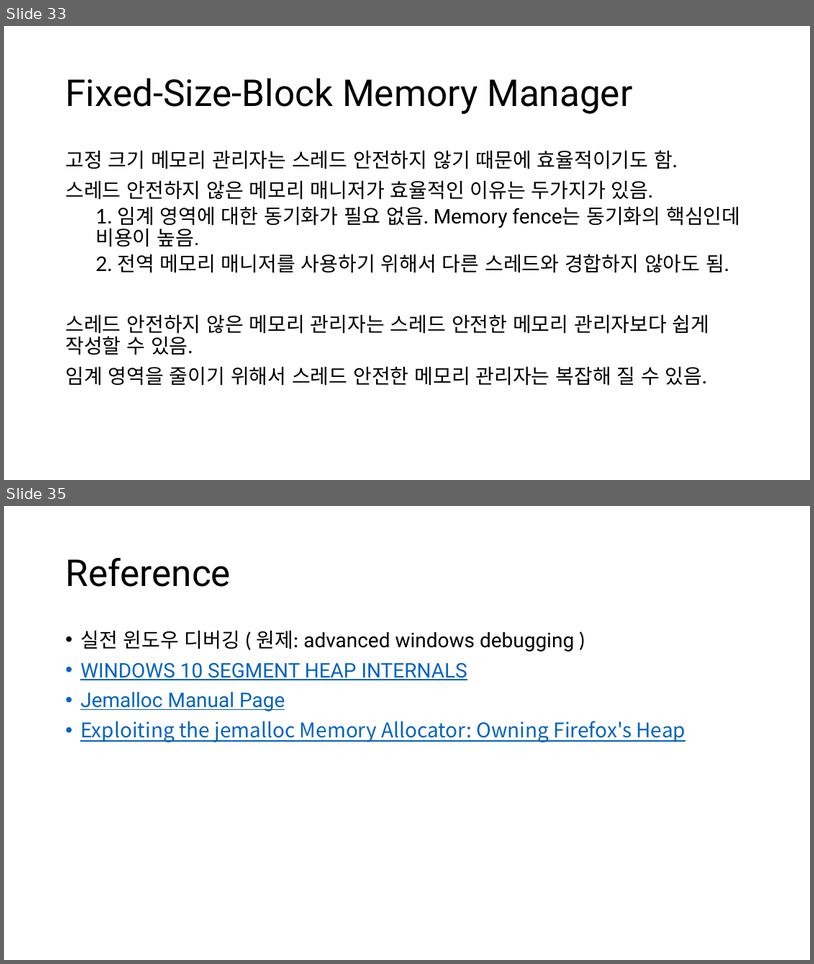
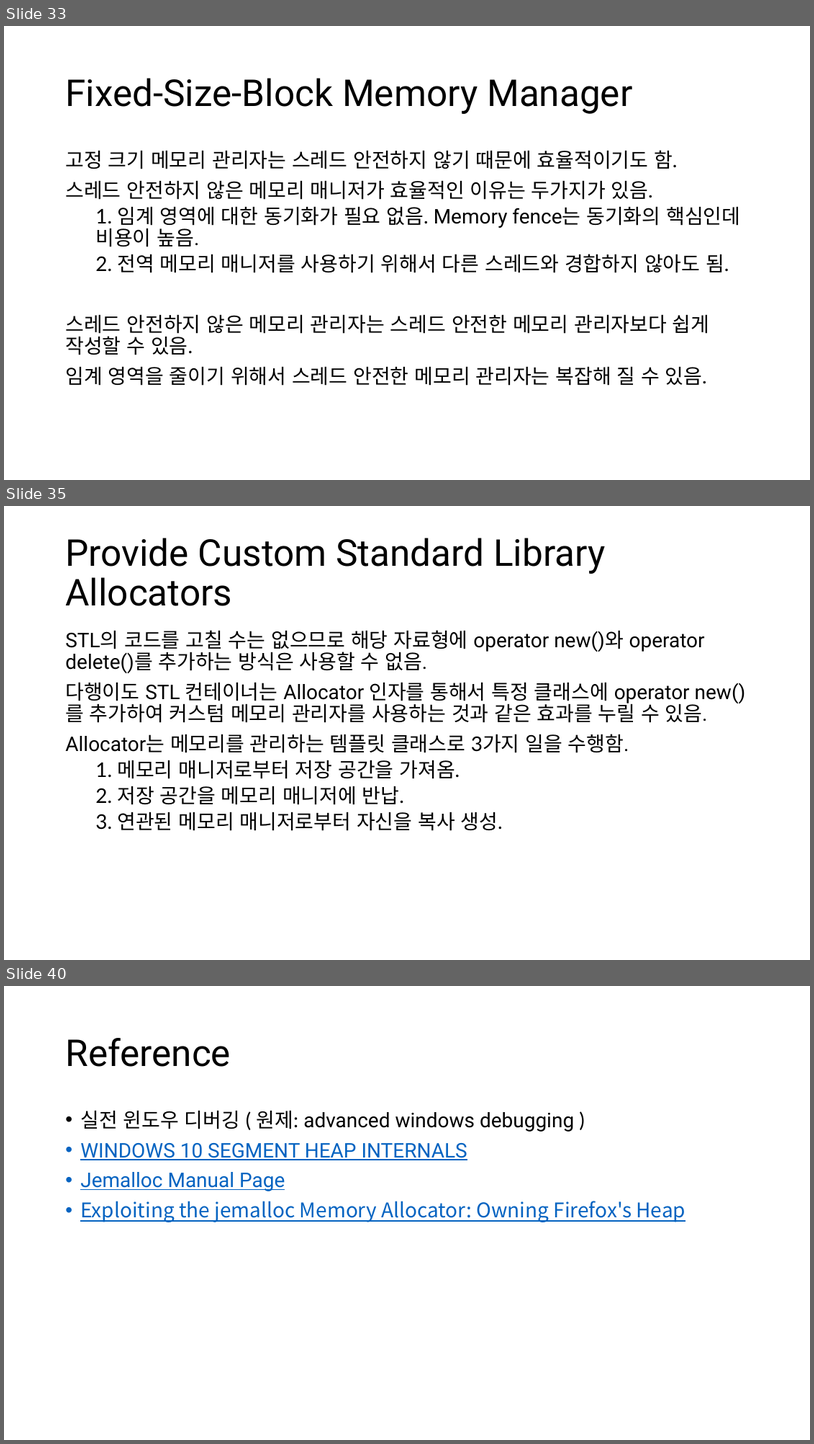
Before and after one commit to CppKorea/OptimizedCppStudy, a slide deck: 13th Study/Optimized C++ Study - Chapter 13, Optimize Memory Management.pptx. Shown one above the other, each under a label of ours: slides 33 and 35 before the commit, slides 33, 35 and 40 after it; the slides between them are not shown. The pictures are 814x964 and 814x1444 pixels, drawn with LibreOffice and Linux fonts; fonts in the diff are those of the drawing. Boxes give left, top, right and bottom in pixels: in the first picture for what was removed or moved away, otherwise in the second. Text is boxed around its words. In the diff, an @@ line names an element or a change of style, - is before the commit and + after.

```diff
--- a/13th Study/Optimized C++ Study - Chapter 13, Optimize Memory Management.pptx
+++ b/13th Study/Optimized C++ Study - Chapter 13, Optimize Memory Management.pptx
@@ slide 35 added at bbox=[4, 506, 810, 960], background #FFFFFF @@
@@ title added at bbox=[65, 538, 605, 606], 44 pt, text #000000 @@
+Provide Custom Standard Library Allocators
@@ text added at bbox=[65, 630, 746, 831], 24 pt, text #000000 @@
+STL의 코드를 고칠 수는 없으므로 해당 자료형에 operator new()와 operator delete()를 추가하는 방식은 사용할 수 없음.
+다행이도 STL 컨테이너는 Allocator 인자를 통해서 특정 클래스에 operator new()를 추가하여 커스텀 메모리 관리자를 사용하는 것과 같은 효과를 누릴 수 있음.
+Allocator는 메모리를 관리하는 템플릿 클래스로 3가지 일을 수행함.
+  1. 메모리 매니저로부터 저장 공간을 가져옴.
+  2. 저장 공간을 메모리 매니저에 반납.
+  3. 연관된 메모리 매니저로부터 자신을 복사 생성.
@@ what was slide 35 is now slide 40 @@
```
Also in this commit, not shown: 7 slides changed, 4 other slides added.
